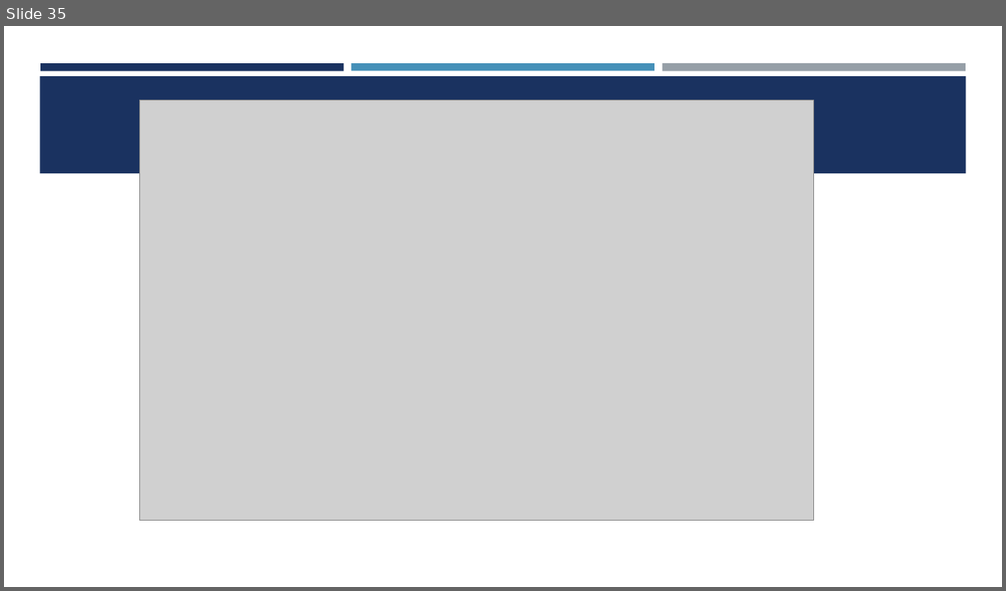
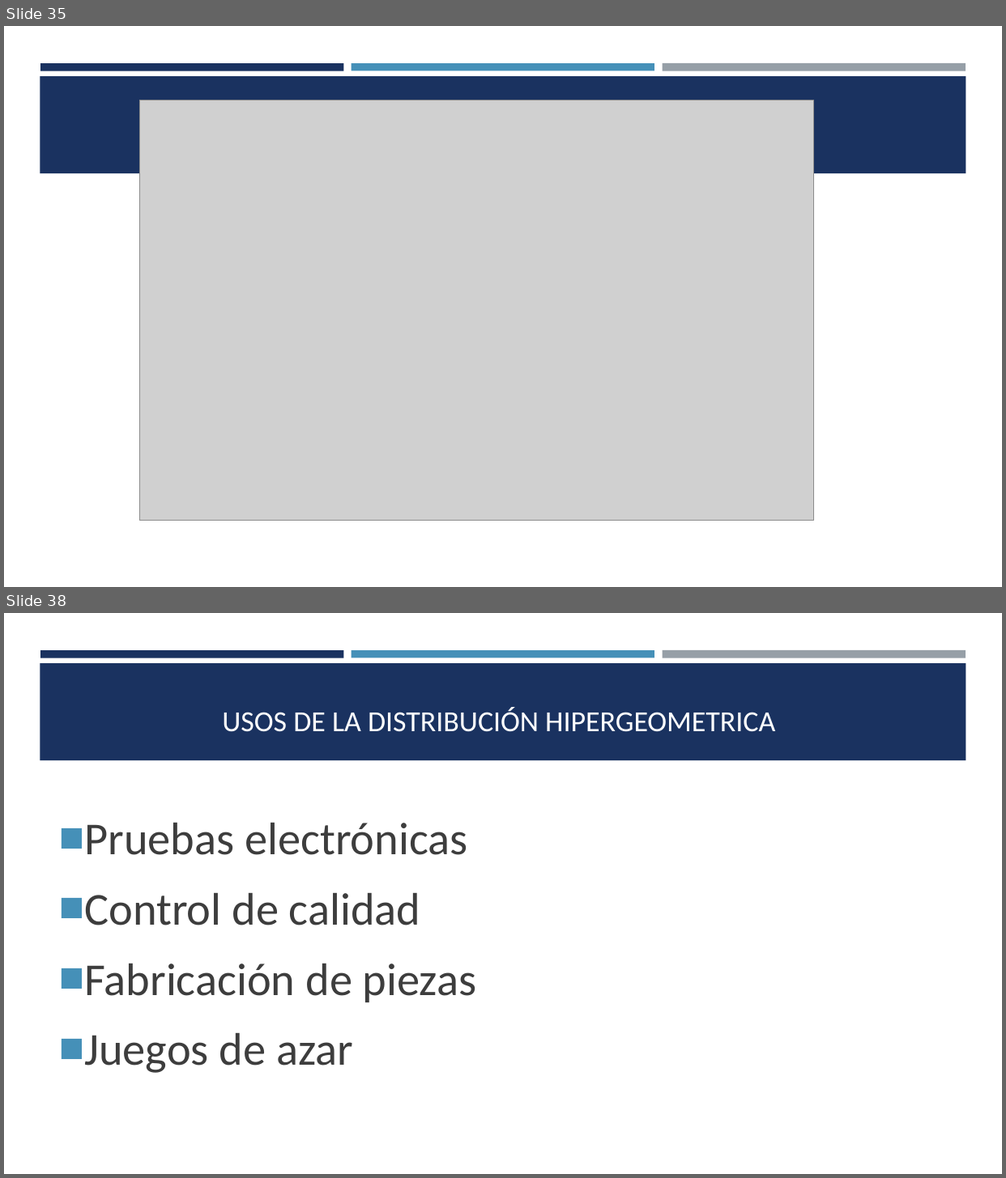
Before and after one commit to estadisticaITM/estadisticaITM.github.io, a slide deck: ITM_VAD_EBX.pptx. Shown one above the other, each under a label of ours: slide 35 before the commit, slides 35 and 38 after it; the slides between them are not shown. The pictures are 1006x591 and 1006x1178 pixels, drawn with LibreOffice and Linux fonts; fonts in the diff are those of the drawing; grey boxes stand for pictures. Boxes give left, top, right and bottom in pixels: in the first picture for what was removed or moved away, otherwise in the second. Text is boxed around its words. In the diff, an @@ line names an element or a change of style, - is before the commit and + after.

```diff
--- a/ITM_VAD_EBX.pptx
+++ b/ITM_VAD_EBX.pptx
@@ slide 38 added at (4,613,1002,1174), background #FFFFFF; not listed: 4 template elements that a slide beside it also shows @@
@@ title added at (222,707,775,732), 28 pt, text #FFFFFF @@
+USOS DE LA DISTRIBUCIÓN HIPERGEOMETRICA
@@ text added at (84,823,477,1073), 44 pt, text #3D3D3D @@
+■ Pruebas electrónicas
+■ Control de calidad
+■ Fabricación de piezas
+■ Juegos de azar
```
Also in this commit, not shown: 34 other slides added, 15 other files.
